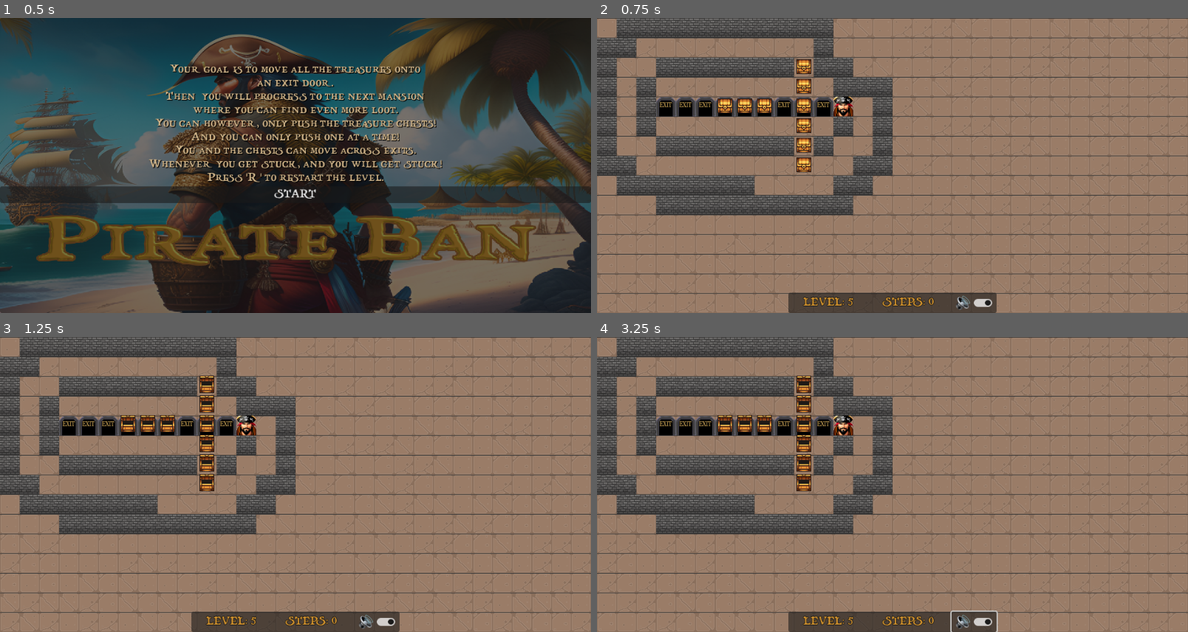
Above: before the commit, frames 1-4 (two rows, left to right).
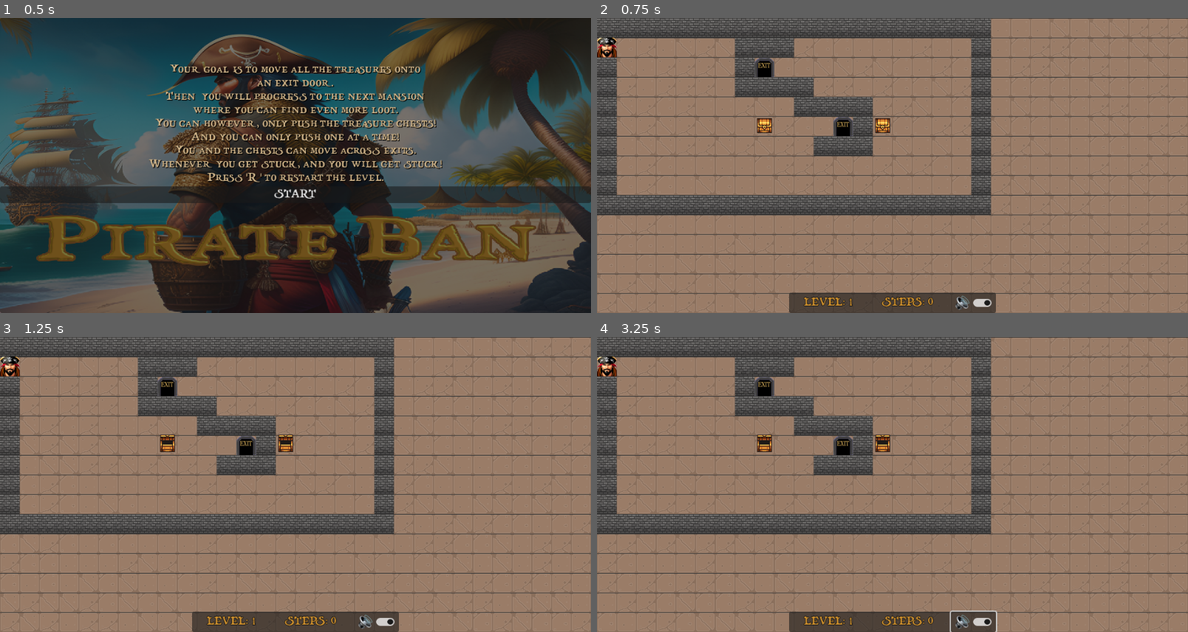
Above: after the commit, the same moments.

Repository: rdoetjes/pirateban
Game: Godot game, scene res://Start.tscn
The game is run twice, just before and just after one commit, with the same random seed, the same clock (stepped at 60 frames per second) and the same inputs.
Inputs (mouse positions are in pixels of both pictures, inside the frame that each line leads up to):
- Up to frame 1 (0.5 s): no input
- Up to frame 2 (0.75 s): click "START" at 0.5 s
- Up to frame 3 (1.25 s): no input
- Up to frame 4 (3.25 s): click (975, 623) at 1.25 s; tap Enter at 2 s; hold Right (ui_right) 2.03-2.78 s; tap R (restart) at 2.75 s; hold Down (ui_down) from 2.78 s (still down)

Frame 1 is identical in both runs. In frame 2, 20% of the frame differs, in the area x 0-68%, y 0-100%; in frame 3, 20%; in frame 4, 20%.

Commit message:
level back to 1

Diff:
--- a/Game.gd
+++ b/Game.gd
@@ -3,7 +3,7 @@
 const cell_size: int = 32
 const half_cell_size: int = cell_size >> 1 #we don't need to set Project->GDScript->Integer Division Warnings to Ignore
 
-static var level: int = 5
+static var level: int = 1
 static var steps: int = 0
 
 const WIDTH = 30
